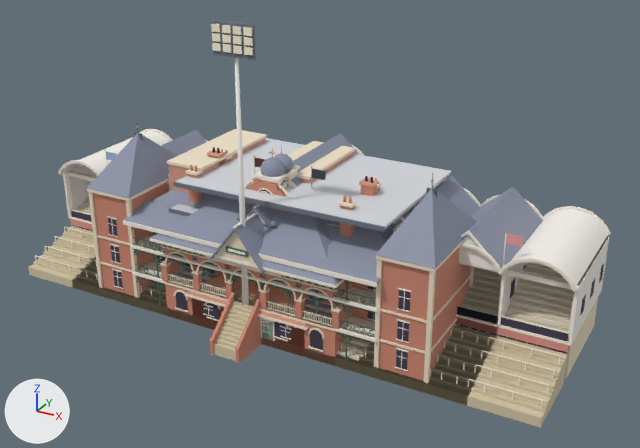
What one commit did to the glTF model assets/models/architecture/park_stands.glb.
Both versions are drawn from a camera (50 mm lens) standing at (52.5, -77.1, 55.0) and looking at (4.7, 9.7, 11.6). The lights are fixed; the arrows at lower left show +X, +Y and +Z. The older version comes first.

The older version as bpy lines, for what is in view:
```python
ob_park_floodlight = bpy.data.objects.new('park_floodlight', me_park_floodlight)
ob_park_floodlight.location = (0.0, 0.0, 0.0)
ob_park_gable_stand = bpy.data.objects.new('park_gable_stand', me_park_gable_stand)
ob_park_gable_stand.location = (0.0, 0.0, 0.0)
ob_park_old_pavilion = bpy.data.objects.new('park_old_pavilion', me_park_old_pavilion)
ob_park_old_pavilion.location = (0.0, 0.0, 0.0)
# also in view: 'park_glass_box' at (0.7, 11.2, 8.2); 'park_stair_tower' at (0.0, 11.1, 8.2); 'park_victorian' at (0.0, 6.9, 10.5); 'park_arch_stand' at (0.0, 12.2, 9.1); 'park_shed' at (0.0, 3.5, 2.5)
```
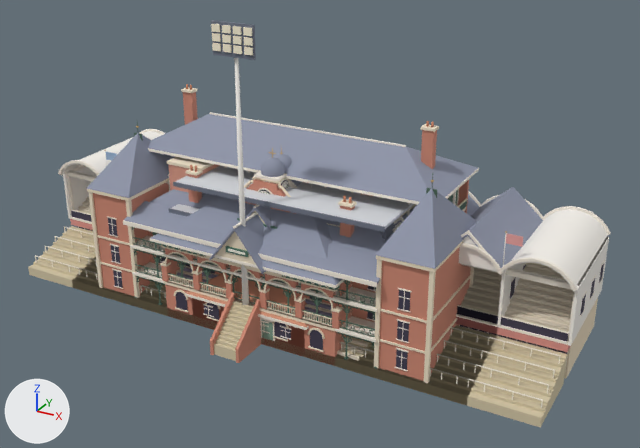
Location of each change, [x1, y1, x2, y2] in pixels of the pictures (640 x 448 px):
'park_tiered_stand', added
    after: [120, 84, 479, 385]

The edits, one by one:
Material 'yk_canopy_under' (mat_yk_canopy_under) is new.
Its base color is (0.153, 0.175, 0.216) (grey #6d7480).
Its roughness is 0.9.
Mesh me_park_tiered_stand is new.
It has 6243 vertices, 9702 faces and spans x -20.6..20.6, y 0.0..20.6, z -1.0..25.3.
It uses material mat_rm_steps (beige #d3c6a6).
It uses material mat_rm_iron (white #f6f0e1).
It uses material mat_pk_brick_red (brown #cf8a74).
It uses material mat_pk_quoin (beige #efe1c8).
It uses material mat_rm_glass (greyish purple #3f3a4d).
It uses material mat_rm_bench (grey #857f96).
It uses material mat_rm_concrete (pale yellow #e6d9c4).
It uses material mat_rm_ironwork (dark green #4f6b5a).
It uses material mat_rm_trim (white #f7efe2).
It uses material mat_rm_door (greyish green #7f9f8c).
It uses material mat_yk_canopy_under (grey #6d7480).
It uses material mat_rm_slate (grey #8f95a8).
It uses material mat_yk_pot (orange #d08a6c).
Object 'park_tiered_stand' (ob_park_tiered_stand) is new; it shows me_park_tiered_stand.
Its location is (0.0, 0.0, 0.0).
